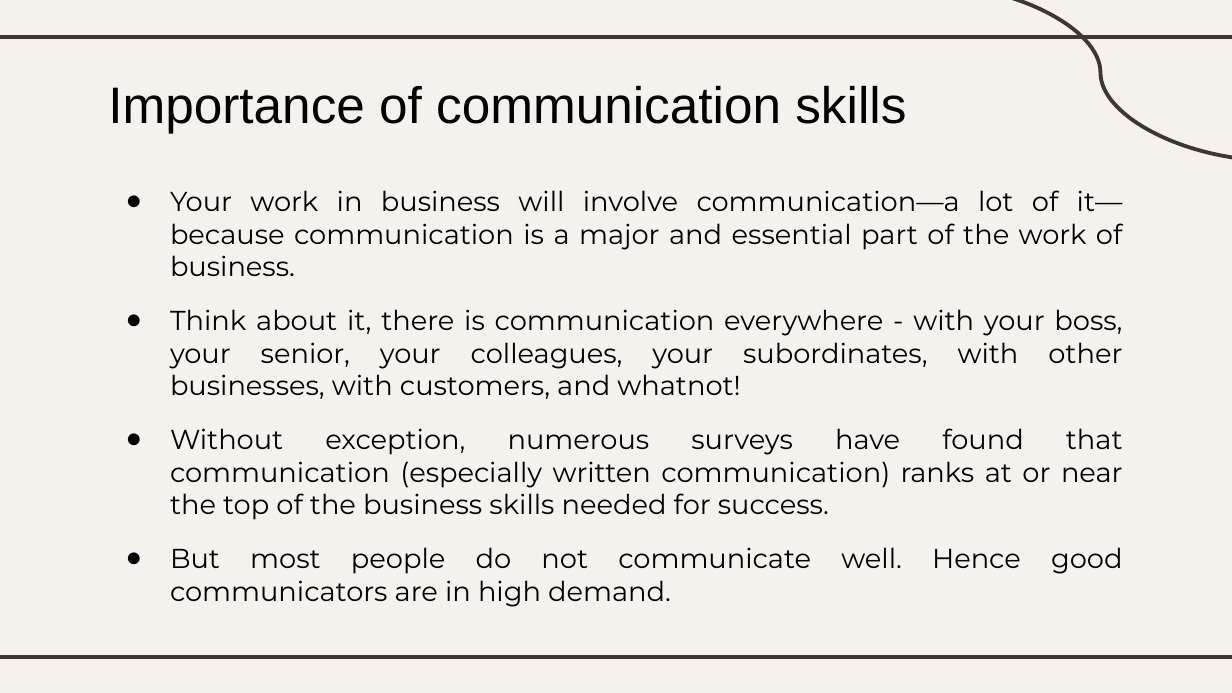
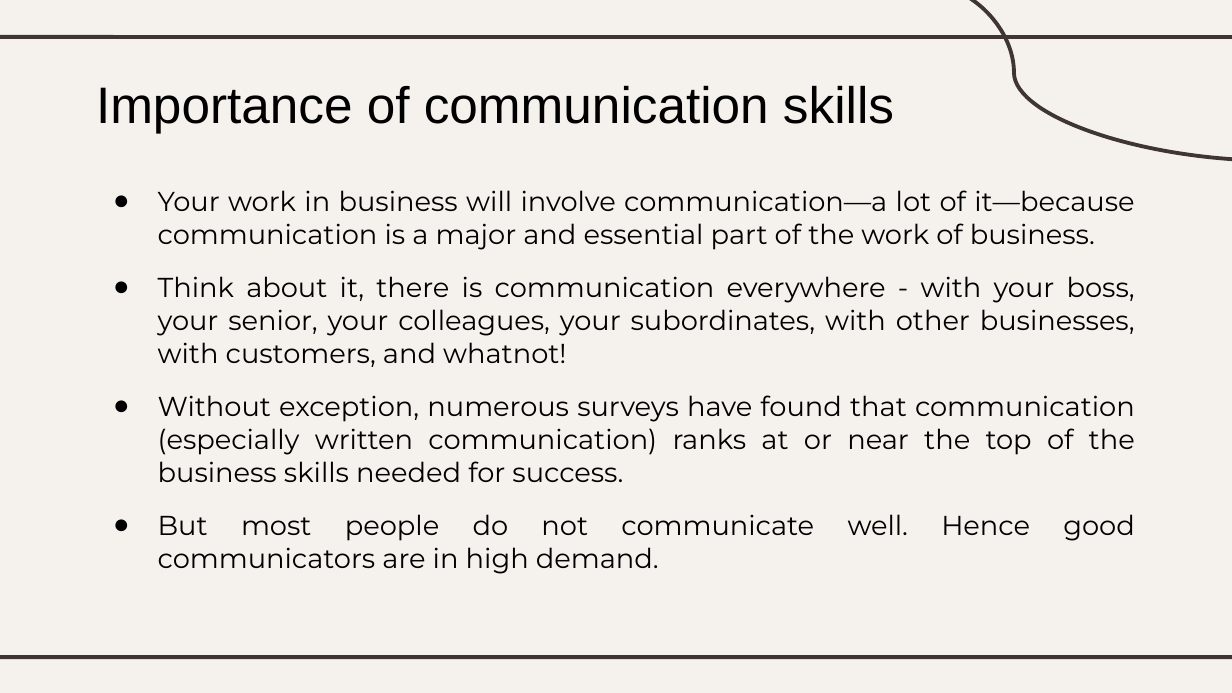
Before and after one commit to mononokai/3rd-semester, a slide deck: slide 3 of workplace-communication/Lecture 1.pptx. Drawn at 1232x693 pixels with LibreOffice and Linux fonts; fonts in the diff are those of the drawing. Boxes give left, top, right and bottom in pixels: in the first picture for what was removed or moved away, otherwise in the second. Text is boxed around its words. In the diff, an @@ line names an element or a change of style, - is before the commit and + after.

```diff
--- a/workplace-communication/Lecture 1.pptx
+++ b/workplace-communication/Lecture 1.pptx
@@ curved line (928, 0) - (1232, 160): route changed @@
@@ title "Importance of communication skills": place and size @@
-title "Importance of communication skills" at [108,85,906,133]
+title "Importance of communication skills" at [96,85,894,133]
@@ text "Your work in business will ..." rewrapped from [170,190,1123,607] to [158,190,1135,574] @@
```
Also in this commit, not shown: 28 other slides changed, 1 other file.
